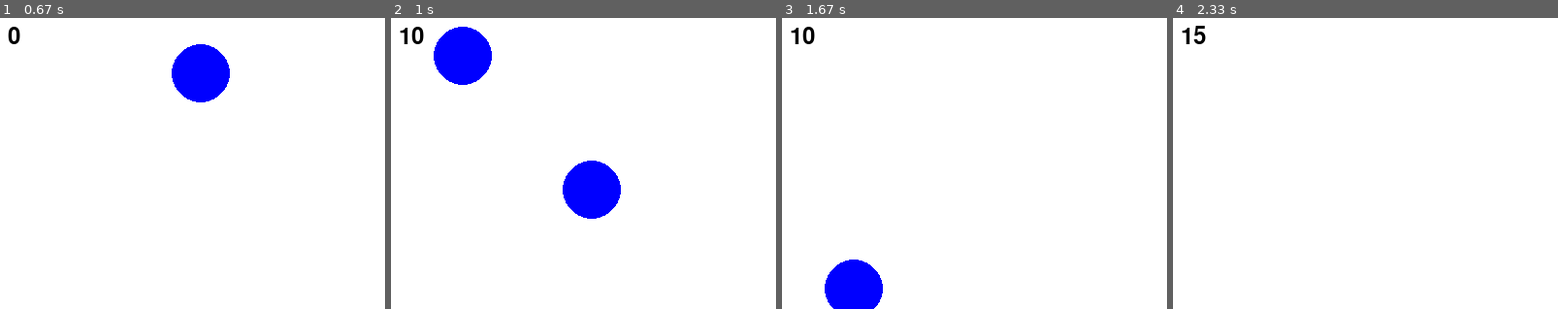
Above: before the commit, frames 1-4 (left to right).
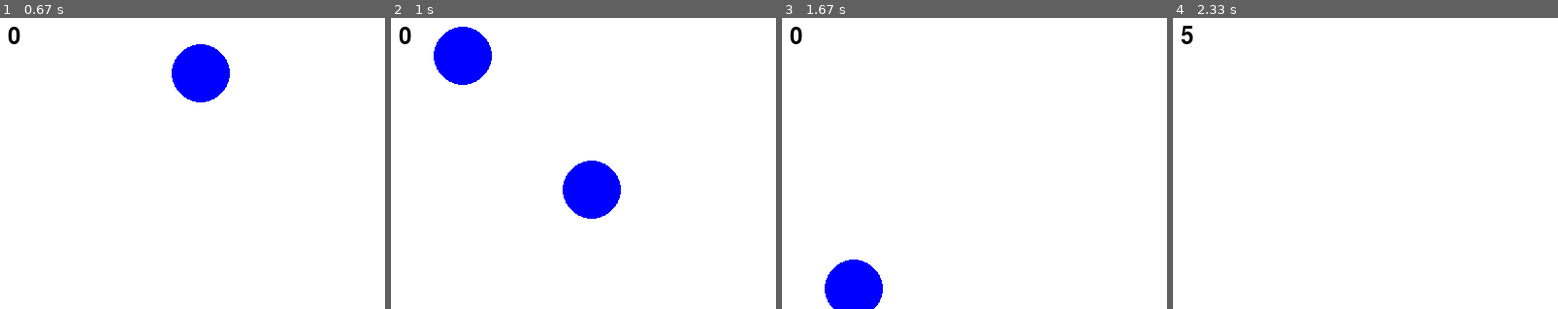
Above: after the commit, the same moments.

Repository: sundehakon/CatchTheBall
Game: pygame game, started from catchtheball.py
Same seed, same stepped clock (60 frames per second), same inputs: the game is played once before the commit and once after it.
Inputs:
- Up to frame 1 (0.67 s): hold Right from 0.33 s (still down)
- Up to frame 2 (1 s): release Right at 0.8 s; hold Up from 0.83 s (still down)
- Up to frame 3 (1.67 s): release Up at 1.13 s; hold Right 1.17-1.63 s
- Up to frame 4 (2.33 s): hold Left from 2.23 s (still down)
The pictures show only the part of the screen within x 11-61%, y 0-50%; the shares and areas given below are measured in that part.

Frame 1 is identical in both runs. In frame 2, 0.3% of the frame differs, in the area x 2-9%, y 3-9%; in frame 3, 0.3%; in frame 4, 0.3%.

Commit message:
Remove built in cheats from development

Diff:
--- a/catchtheball.py
+++ b/catchtheball.py
@@ -56,8 +56,6 @@
                 center_x -= speed
             if event.key == pygame.K_RIGHT:
                 center_x += speed
-            if event.key == pygame.K_UP:
-                points += 10
 
     if random.randint(1, 30) == 1:
         x = random.randint(0, size[0])
